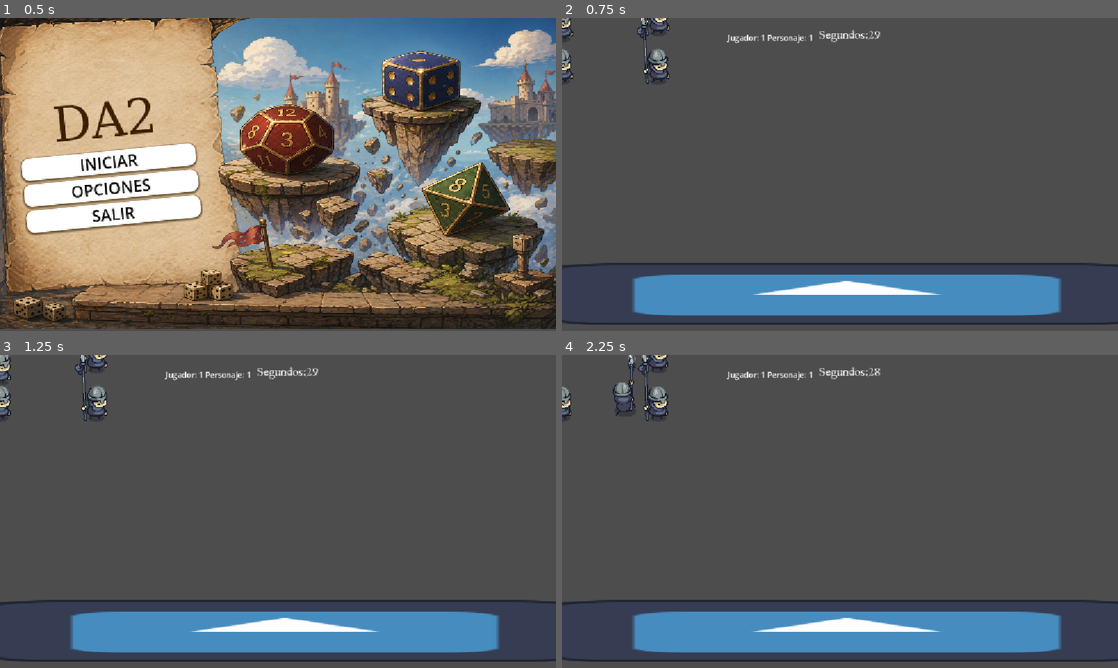
Above: before the commit, frames 1-4 (two rows, left to right).
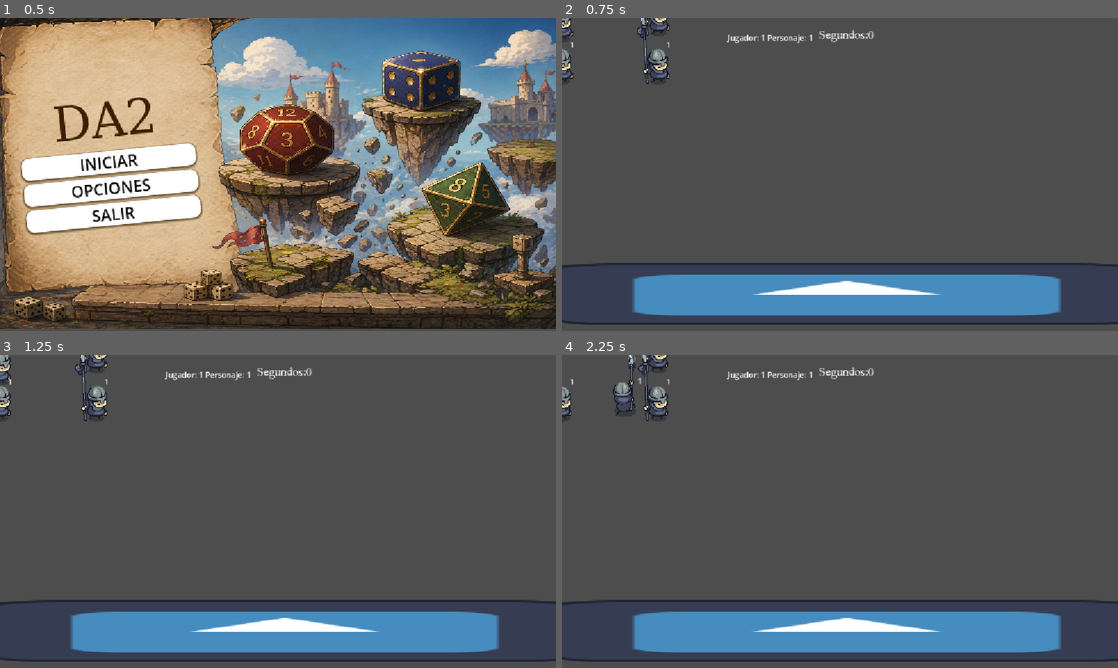
Above: after the commit, the same moments.

Repository: Pablo7776/Motores_Graficos
Game: Godot game, scene res://Escenas/menu_principal.tscn
Same seed, same stepped clock (60 frames per second), same inputs: the game is played once before the commit and once after it. The engine's default icon, where the game draws it, is replaced by a stand-in: a white triangle on a blue panel in a dark square.
Inputs (mouse positions are in pixels of both pictures, inside the frame that each line leads up to):
- Up to frame 1 (0.5 s): no input
- Up to frame 2 (0.75 s): click "INICIAR" at 0.5 s
- Up to frame 3 (1.25 s): no input
- Up to frame 4 (2.25 s): tap Enter (ui_accept) at 1.25, 1.52 s; move the mouse to (962, 495) at 1.27 s; hold Right (ui_right) from 1.28 s (still down); click (962, 495) at 1.35 s; move the mouse to (728, 527) at 2.02 s; click (728, 527) at 2.1 s

Frame 1 is identical in both runs. In frame 2, less than 0.1% of the frame differs, in the area x 1-58%, y 4-10%; in frame 3, less than 0.1%; in frame 4, less than 0.1%.

Commit message:
Input con la ruedita

Diff:
--- a/da-2-zafarrancho/Escenas/Interfaz/hud.gd
+++ b/da-2-zafarrancho/Escenas/Interfaz/hud.gd
@@ -2,12 +2,24 @@
 class_name Hud
 var pj_actual
 
+
 func _ready() -> void:
-	$Timer.start(30)
+	#dado.dado_valor.connect(_on_dado_valor)
+	#$Timer.start(30)
+	pass
+func _on_dado_valor(valor):
+
+	print("Valor del dado:", valor)
+
+	# El timer dura lo mismo que el valor del dado
+	$Timer.start(valor)
 
 func _on_gestor_cambiar_turno(pj, turno_actual):
-	$Timer.start(30)
 	pj_actual = pj
+
+	# Conectar el dado del personaje actual
+	pj_actual.dado.dado_valor.connect(_on_dado_valor)
+
 	_mostrar_turno()
 
 func _process(delta: float) -> void:
--- /dev/null
+++ b/da-2-zafarrancho/modulos/componentes/dados.gd
@@ -0,0 +1,58 @@
+extends Node2D
+class_name Dado
+
+signal dado_valor(valor)
+
+var cara := 1
+var girando := false
+var activo := false
+
+@onready var label = $Label
+
+
+func _ready():
+
+	randomize()
+
+	actualizar_visual()
+
+
+func _input(event):
+
+	# Si no es mi turno, ignoro input
+	if not activo:
+		return
+
+	if event is InputEventMouseButton:
+
+		if event.button_index == MOUSE_BUTTON_WHEEL_UP and event.pressed:
+
+			if not girando:
+				tirar_dado()
+
+
+func tirar_dado():
+
+	girando = true
+
+	# Cantidad de cambios visuales antes de parar
+	var vueltas = randi_range(10, 20)
+
+	for i in vueltas:
+
+		cara = randi_range(1, 20)
+
+		actualizar_visual()
+
+		await get_tree().create_timer(0.07).timeout
+
+	dado_valor.emit(cara)
+
+	girando = false
+
+	print("Resultado final: ", cara)
+
+
+func actualizar_visual():
+
+	label.text = str(cara)
--- /dev/null
+++ b/da-2-zafarrancho/modulos/componentes/dados.tscn
@@ -0,0 +1,10 @@
+[gd_scene format=3 uid="uid://omrlmirhee5j"]
+
+[ext_resource type="Script" uid="uid://dg6xgho5bkyji" path="res://modulos/componentes/dados.gd" id="1_v4hh3"]
+
+[node name="dado" type="Node2D" unique_id=1716550576]
+script = ExtResource("1_v4hh3")
+
+[node name="Label" type="Label" parent="." unique_id=448460288]
+offset_right = 40.0
+offset_bottom = 23.0
--- a/da-2-zafarrancho/modulos/personajes/personaje_base.gd
+++ b/da-2-zafarrancho/modulos/personajes/personaje_base.gd
@@ -4,9 +4,10 @@
 const SPEED = 300.0
 const JUMP_VELOCITY = -400.0
 
+
 @onready var anim = $AnimatedSprite2D
 @onready var state_machine = $StateMachine
-
+@onready var dado = $Dado
 
 var jugador_id
 var indice_en_equipo
@@ -14,15 +15,20 @@
 func _ready():
 	state_machine.init(self)
 
+	dado.dado_valor.connect(_on_dado_valor)
+
 
 
 func _on_cambiar_turno(pj, turno_actual): #✨Armado en Clase
 	if pj == self:
 		print("Es mi turno", self)
 		set_physics_process(true)
-		$Timer.start(30)
+		dado.activo = true
+		#$Timer.start(_on_dado_valor)
+
 	else:
 		set_physics_process(false)
+		dado.activo = false
 		print("no es mi turno", self)
 """
 	if pj.jugador_id == jugador_id:
@@ -30,6 +36,14 @@
 	if not pj.jugador_id == jugador_id:
 		state_machine.fuera_de_turno
 """
+
+# Esta función recibe el valor del dado
+func _on_dado_valor(valor):
+
+	print("Valor del dado:", valor)
+
+	# El timer dura lo mismo que el valor del dado
+	$Timer.start(valor)
 
 func play_animation(anim_name):
 	anim.play(anim_name)
--- a/da-2-zafarrancho/modulos/personajes/personaje_base.tscn
+++ b/da-2-zafarrancho/modulos/personajes/personaje_base.tscn
@@ -10,6 +10,7 @@
 [ext_resource type="PackedScene" uid="uid://0jnxrsdc43aq" path="res://modulos/componentes/HealthManager.tscn" id="7_hhlp6"]
 [ext_resource type="PackedScene" uid="uid://k7me60pusy4k" path="res://modulos/componentes/hurtbox.tscn" id="9_fqy2a"]
 [ext_resource type="PackedScene" uid="uid://6f6h65cunh3q" path="res://modulos/componentes/Hitbox.tscn" id="10_54fsg"]
+[ext_resource type="PackedScene" uid="uid://omrlmirhee5j" path="res://modulos/componentes/dados.tscn" id="11_54fsg"]
 
 [sub_resource type="RectangleShape2D" id="RectangleShape2D_i15ls"]
 size = Vector2(59.5, 74)
@@ -231,4 +232,7 @@
 
 [node name="Hitbox" parent="." unique_id=1959214690 instance=ExtResource("10_54fsg")]
 
+[node name="Dado" parent="." unique_id=1716550576 instance=ExtResource("11_54fsg")]
+position = Vector2(16, -57)
+
 [connection signal="timeout" from="Timer" to="." method="_on_timer_timeout"]
Not shown, added: da-2-zafarrancho/modulos/componentes/dados.gd.uid
